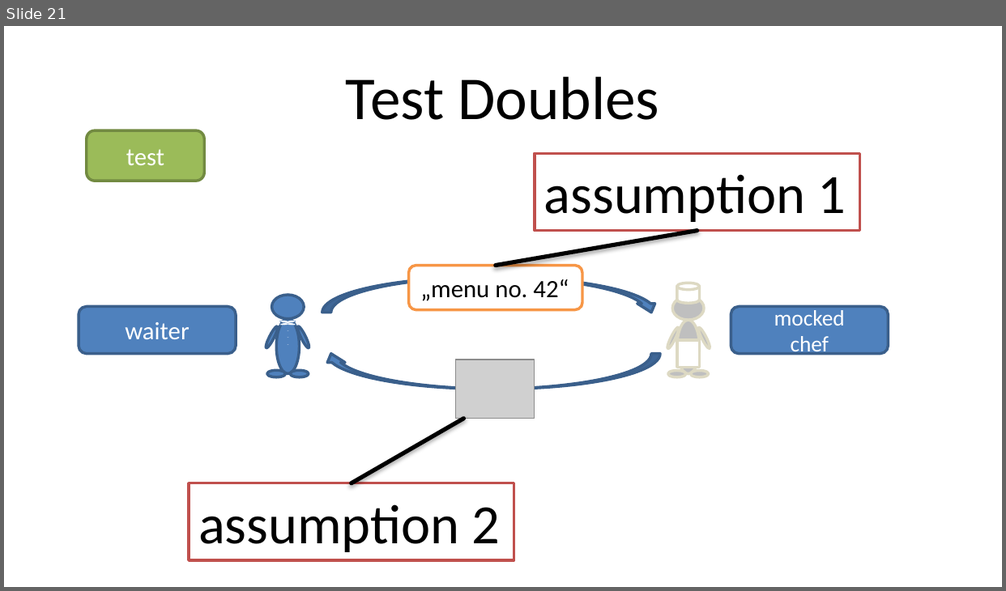
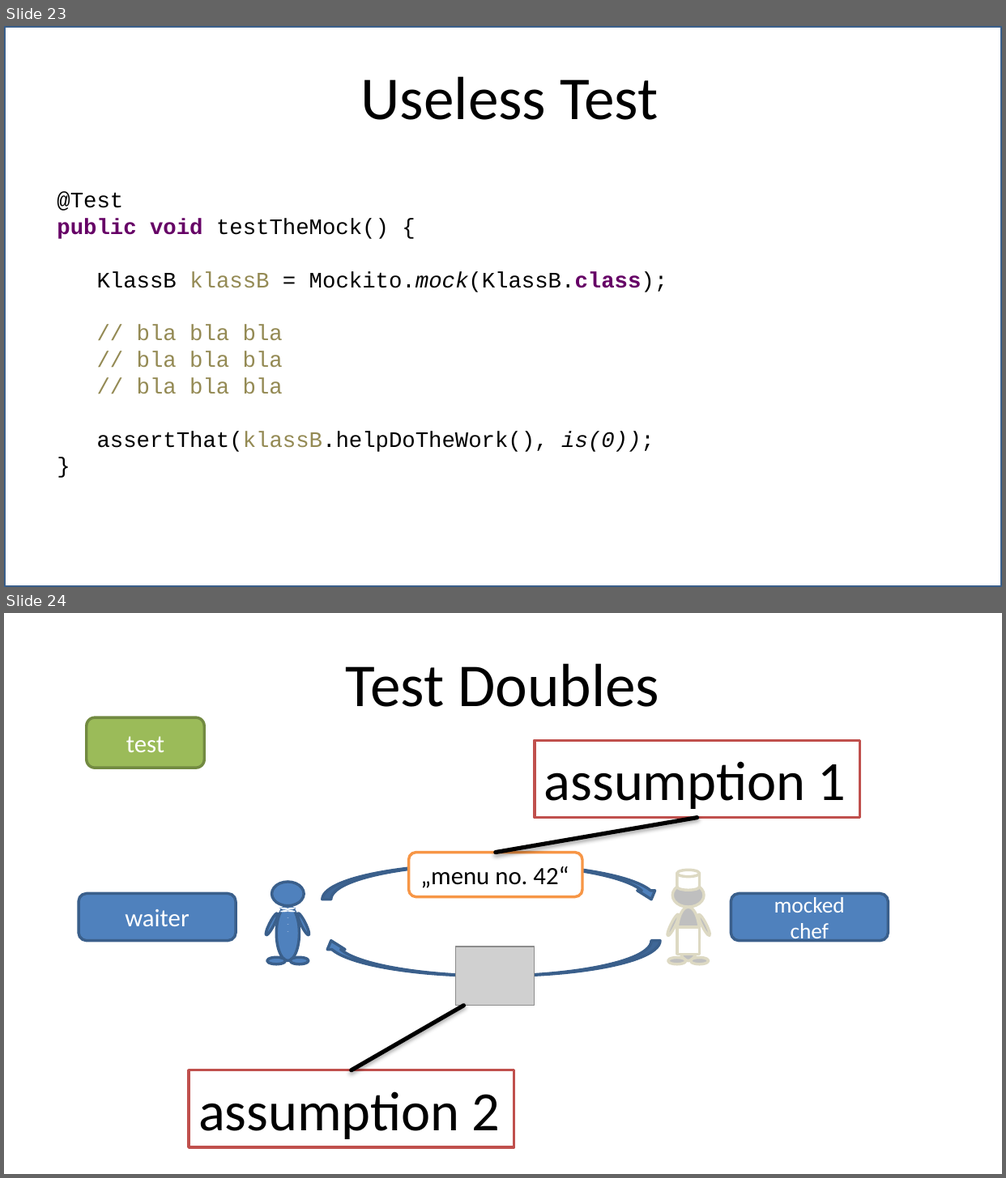
Before and after one commit to robindanzinger/chado_presentation, a slide deck: chadojs - who is testing the mocks - 16zu9.pptx. Shown one above the other, each under a label of ours: slide 21 before the commit, slides 23 and 24 after it. The pictures are 1006x591 and 1006x1178 pixels, drawn with LibreOffice and Linux fonts; fonts in the diff are those of the drawing; grey boxes stand for pictures. Boxes give left, top, right and bottom in pixels: in the first picture for what was removed or moved away, otherwise in the second. Text is boxed around its words. In the diff, an @@ line names an element or a change of style, - is before the commit and + after.

```diff
--- a/chadojs - who is testing the mocks - 16zu9.pptx
+++ b/chadojs - who is testing the mocks - 16zu9.pptx
@@ slide 23 added at [4, 26, 1002, 587], background #FFFFFF @@
@@ rectangle added at [4, 26, 1002, 587], fill #FFFFFF at 74% opacity, outline #3A5F8C 2 pt @@
@@ title added at [361, 76, 658, 120], 44 pt, text #000000 @@
+Useless Test
@@ text added at [57, 192, 667, 452], 16 pt, text #000000 @@
+@Test
+public void testTheMock() {
+KlassB klassB = Mockito.mock(KlassB.class);
+// bla bla bla
+// bla bla bla
+// bla bla bla
+assertThat(klassB.helpDoTheWork(), is(0));
+}
@@ what was slide 21 is now slide 24 @@
```
Also in this commit, not shown: 7 slides changed, 2 other slides added.
